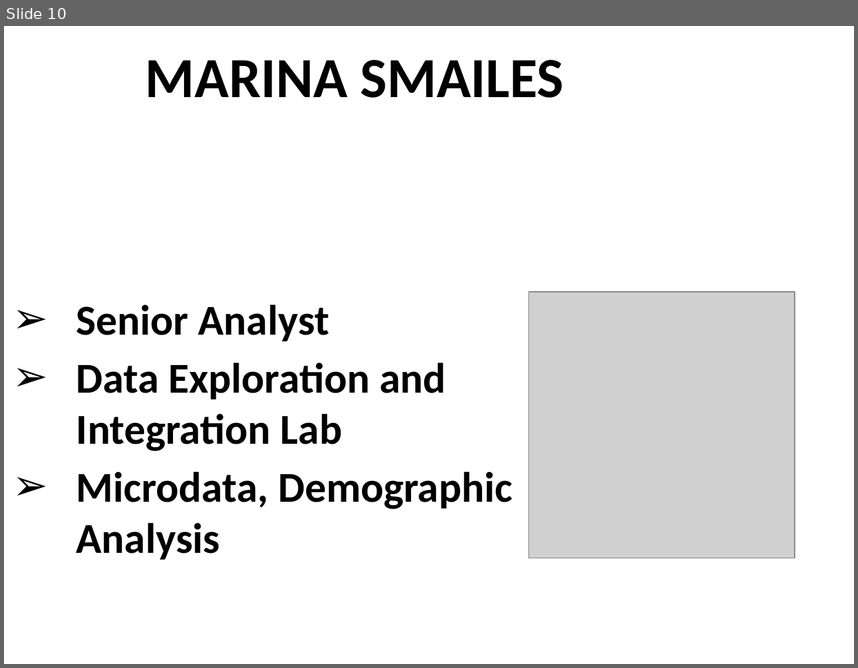
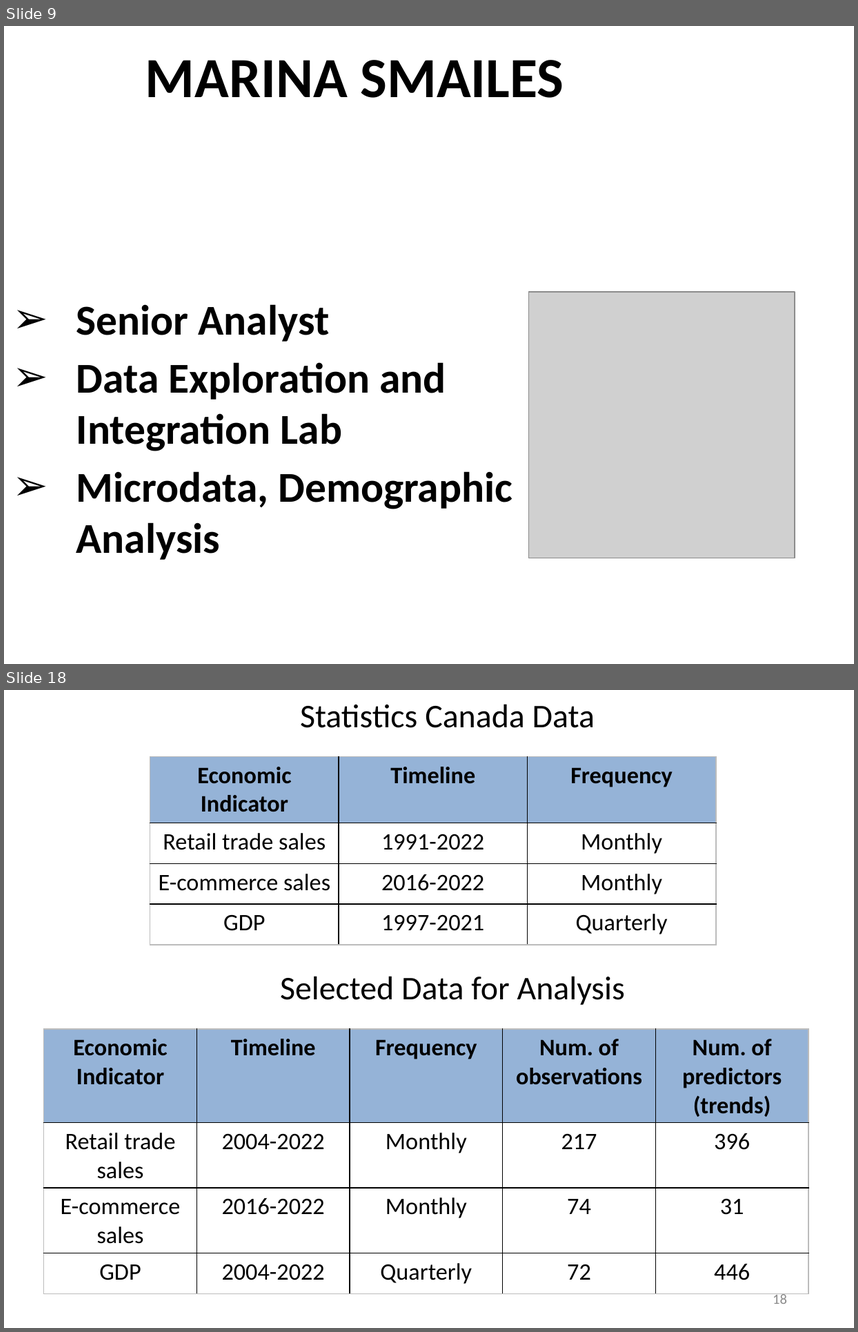
Before and after one commit to ubco-mds-2021-labs/capstone-project-googletrends_capstone, a slide deck: admin/weekly-updates/week8/sample final ppt.pptx. Shown one above the other, each under a label of ours: slide 10 before the commit, slides 9 and 18 after it; the slides between them are not shown. The pictures are 858x668 and 858x1332 pixels, drawn with LibreOffice and Linux fonts; fonts in the diff are those of the drawing; grey boxes stand for pictures. Boxes give left, top, right and bottom in pixels: in the first picture for what was removed or moved away, otherwise in the second. Text is boxed around its words. In the diff, an @@ line names an element or a change of style, - is before the commit and + after.

```diff
--- a/admin/weekly-updates/week8/sample final ppt.pptx
+++ b/admin/weekly-updates/week8/sample final ppt.pptx
@@ slide 18 added at (4, 690, 854, 1328), background #FFFFFF @@
@@ text added at (300, 704, 595, 728), 28 pt, text #000000 @@
+Statistics Canada Data
@@ table added at (150, 756, 716, 943), 4 rows, 3 columns @@
+Economic Indicator | Timeline | Frequency
+Retail trade sales | 1991-2022 | Monthly
+E-commerce sales | 2016-2022 | Monthly
+GDP | 1997-2021 | Quarterly
@@ text added at (280, 976, 625, 1005), 28 pt, text #000000 @@
+Selected Data for Analysis
@@ table added at (44, 1028, 809, 1292), 4 rows, 5 columns @@
+Economic Indicator | Timeline | Frequency | Num. of observations | Num. of predictors (trends)
+Retail trade sales | 2004-2022 | Monthly | 217 | 396
+E-commerce sales | 2016-2022 | Monthly | 74 | 31
+GDP | 2004-2022 | Quarterly | 72 | 446
@@ page number added at (773, 1293, 787, 1303), 12 pt, text #8C8C8C @@
+18
@@ what was slide 10 is now slide 9 @@
```
Also in this commit, not shown: 4 slides changed, 6 other slides added, 6 slides removed, 1 other file.
